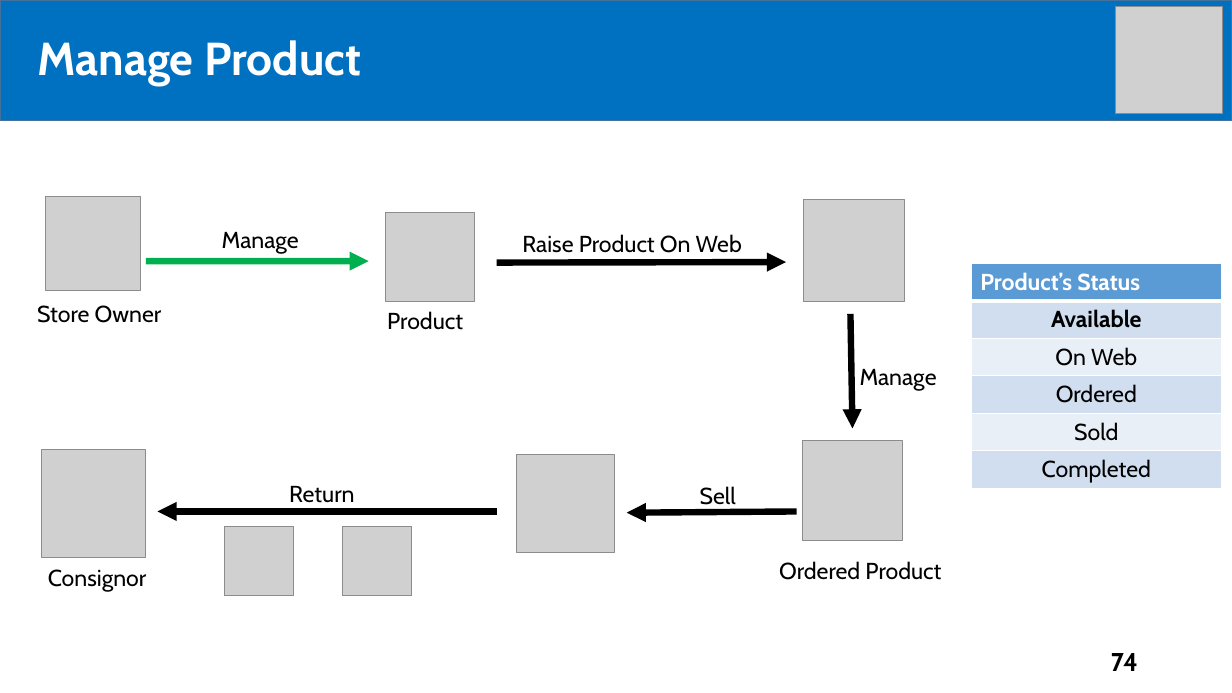
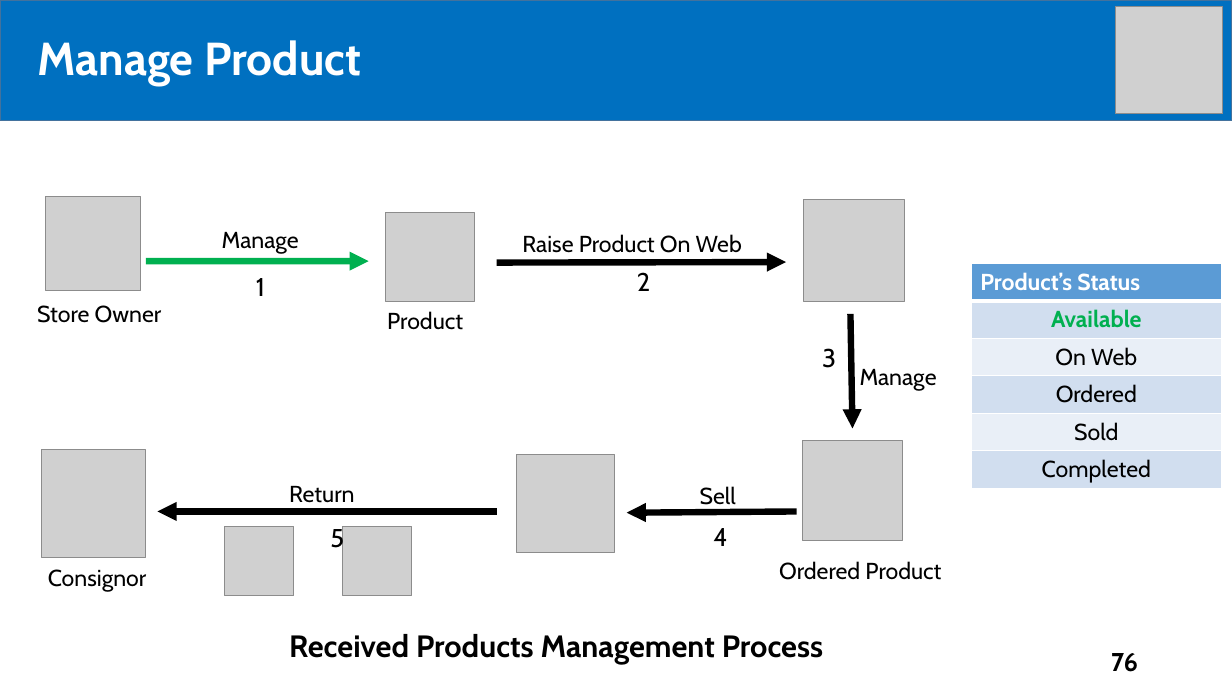
Before and after one commit to tiendan3108/CP, a slide deck: slide 76 of Source/Presentation/PreFinalPresentation.pptx (slide 74 before the commit). Drawn at 1232x693 pixels with LibreOffice and Linux fonts; fonts in the diff are those of the drawing; grey boxes stand for pictures. Boxes give left, top, right and bottom in pixels: in the first picture for what was removed or moved away, otherwise in the second. Text is boxed around its words. In the diff, an @@ line names an element or a change of style, - is before the commit and + after.

```diff
--- a/Source/Presentation/PreFinalPresentation.pptx
+++ b/Source/Presentation/PreFinalPresentation.pptx
@@ table at [971,264,1222,489] @@
@@ text colour #000000 to #00B050 in "Available" @@
@@ text added at [256,278,265,296], 20 pt, text #000000 @@
+1
@@ text added at [637,272,650,291], 20 pt, text #000000 @@
+2
@@ text added at [822,348,836,368], 20 pt, text #000000 @@
+3
@@ text added at [330,526,344,553], 20 pt, text #000000 @@
+5
@@ text added at [713,528,727,546], 20 pt, text #000000 @@
+4
@@ text added at [289,634,823,664], 24 pt, text #000000, bold @@
+Received Products Management Process
@@ page number at [1111,653,1138,672]: text changed @@
-74
+76
```
Also in this commit, not shown: 30 other slides changed, 5 slides added, 2 slides removed.
